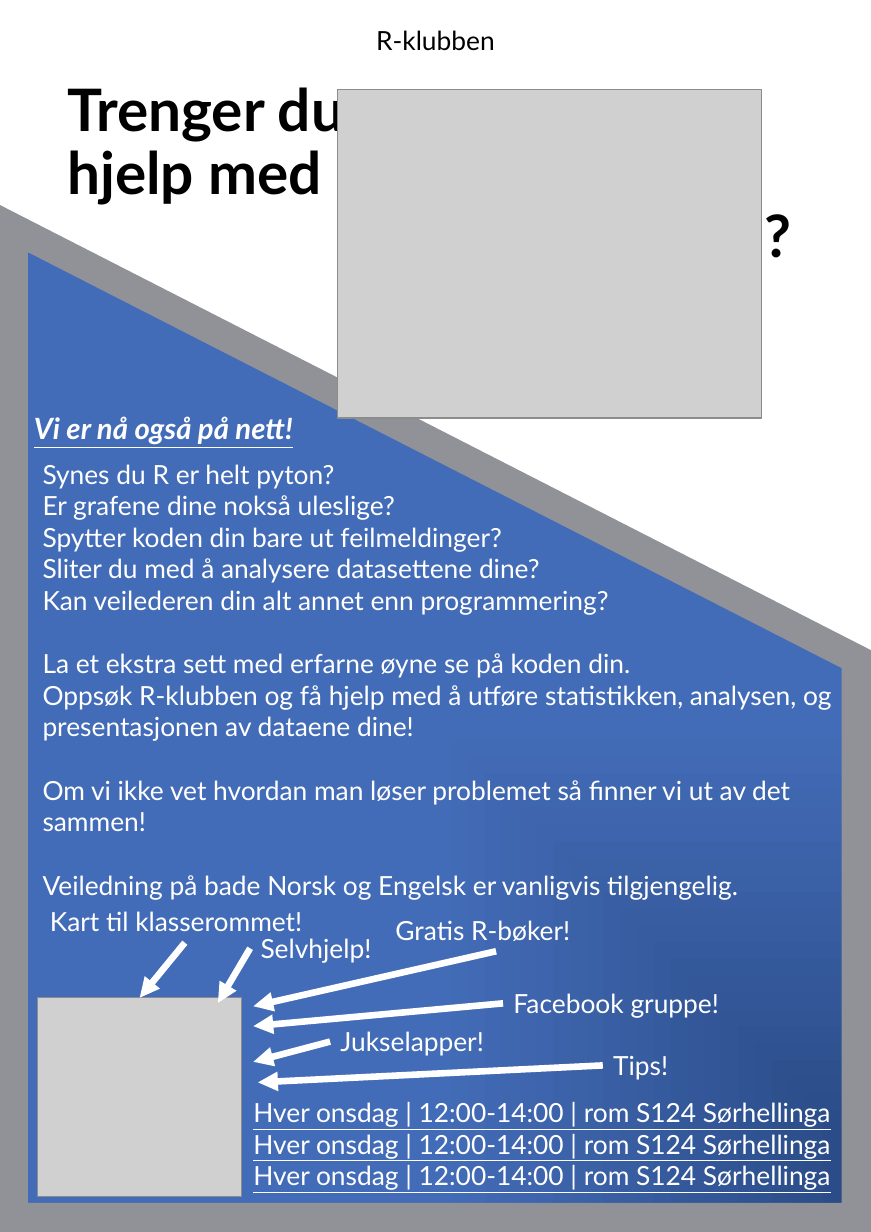
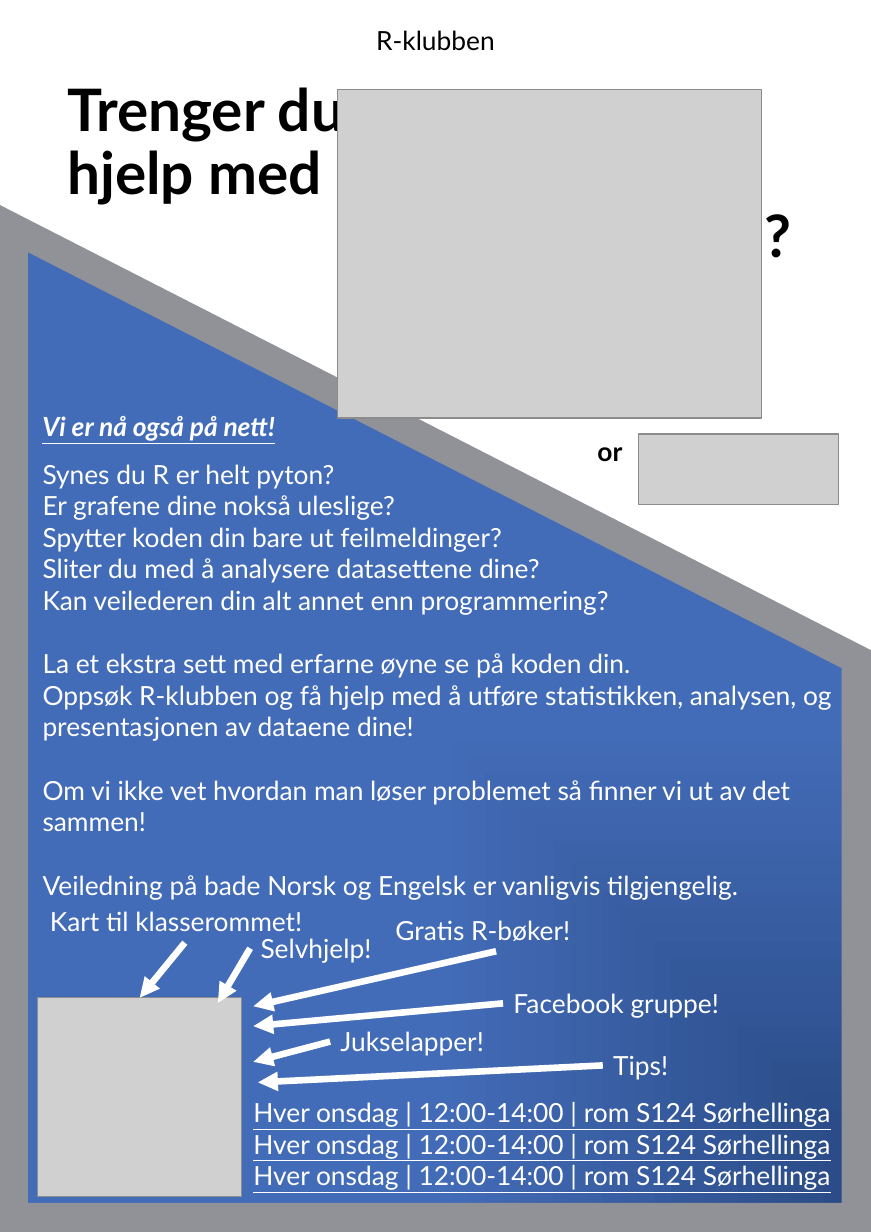
Before and after one commit to Taakefyrsten/NMBU-R-club, a slide deck: slide 1 of ADs/RCLUB_AD.pptx. Drawn at 871x1232 pixels with LibreOffice and Linux fonts; fonts in the diff are those of the drawing; grey boxes stand for pictures. Boxes give left, top, right and bottom in pixels: in the first picture for what was removed or moved away, otherwise in the second. Text is boxed around its words. In the diff, an @@ line names an element or a change of style, - is before the commit and + after.

```diff
--- a/ADs/RCLUB_AD.pptx
+++ b/ADs/RCLUB_AD.pptx
@@ text "Vi er nå også på ...": place and size @@
-text "Vi er nå også på ..." at [34, 416, 292, 445]
+text "Vi er nå også på ..." at [42, 416, 276, 441]
@@ text "Vi er nå også på ..." at [42, 416, 276, 441]: size 20 to 18 pt @@
@@ text added at [597, 447, 622, 461], 18 pt, text #000000, bold @@
+or
@@ picture added at [638, 434, 838, 504] @@
```
Also in this commit, not shown: 1 other slide changed, 1 other file.
